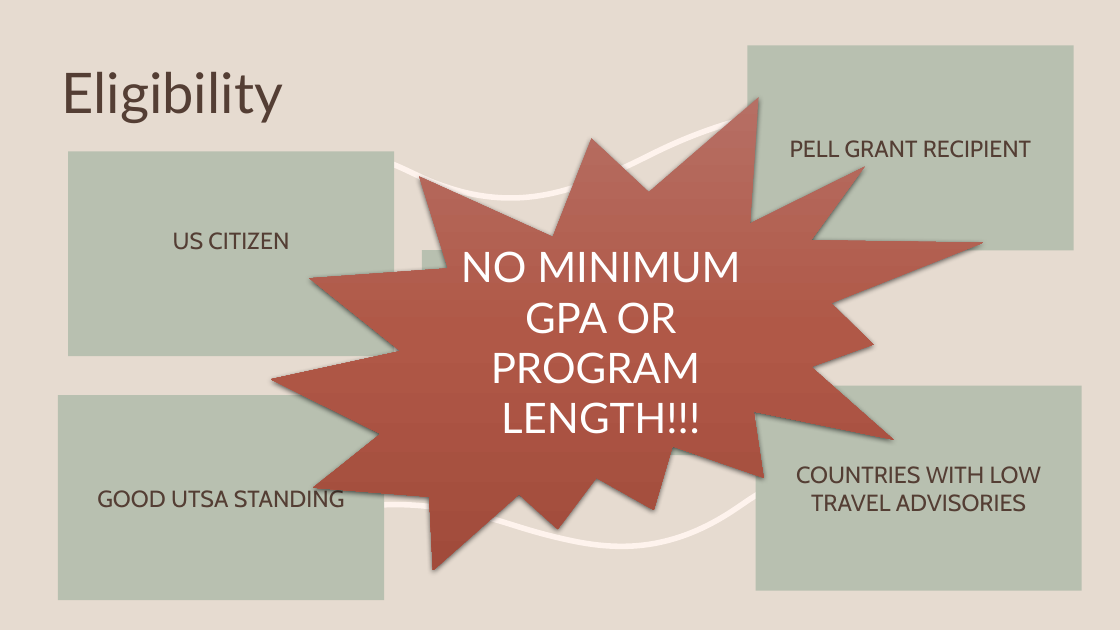
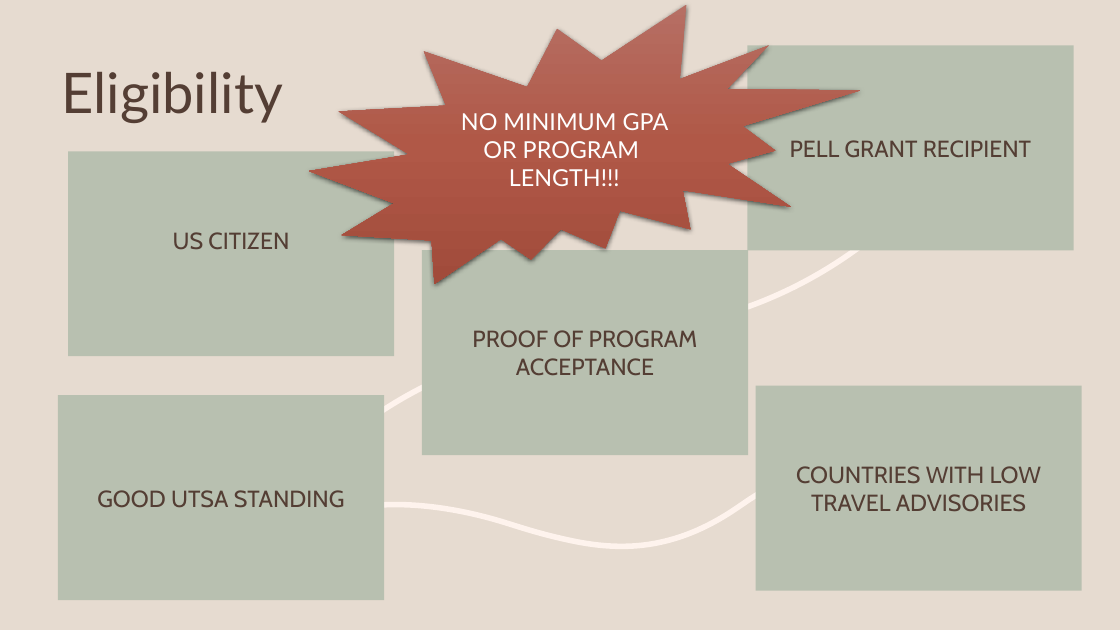
Before and after one commit to mushcat4/mushcat4.github.io, a slide deck: slide 2 of presentation/Gilman Scholarship Crashcourse.pptx. Drawn at 1120x630 pixels with LibreOffice and Linux fonts; fonts in the diff are those of the drawing. Boxes give left, top, right and bottom in pixels: in the first picture for what was removed or moved away, otherwise in the second. Text is boxed around its words. In the diff, an @@ line names an element or a change of style, - is before the commit and + after.

```diff
--- a/presentation/Gilman Scholarship Crashcourse.pptx
+++ b/presentation/Gilman Scholarship Crashcourse.pptx
@@ irregular seal "NO MINIMUM GPA OR PROGRAM ...": place and size @@
-irregular seal "NO MINIMUM GPA OR PROGRAM ..." at bbox=[271, 97, 983, 571]
+irregular seal "NO MINIMUM GPA OR PROGRAM ..." at bbox=[309, 4, 860, 284]
@@ irregular seal "NO MINIMUM GPA OR PROGRAM ..." at bbox=[309, 4, 860, 284]: size 36 to 20 pt @@
```
Also in this commit, not shown: 1 other slide changed, 2 other files.
